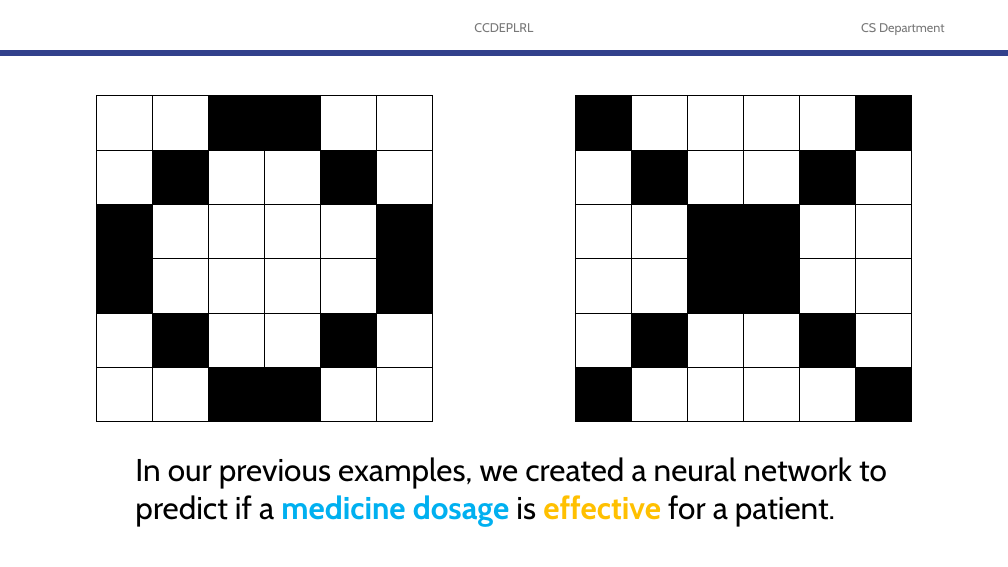
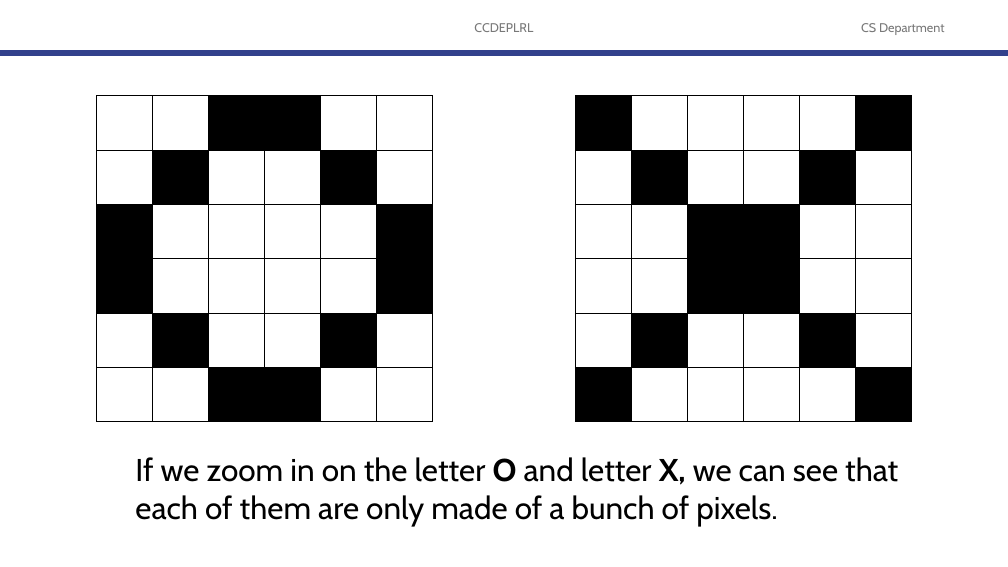
Before and after one commit to robitussin/CCDEPLRL, a slide deck: slide 6 of 4 - What Computers See/Convolutional Neural Network.pptx (slide 5 before the commit). Drawn at 1008x567 pixels with LibreOffice and Linux fonts; fonts in the diff are those of the drawing; background and template pictures are left out. Boxes give left, top, right and bottom in pixels: in the first picture for what was removed or moved away, otherwise in the second. Text is boxed around its words. In the diff, an @@ line names an element or a change of style, - is before the commit and + after.

```diff
--- a/4 - What Computers See/Convolutional Neural Network.pptx
+++ b/4 - What Computers See/Convolutional Neural Network.pptx
@@ text at (x1=135, y1=457, x2=898, y2=526): text changed @@
-In our previous examples, we created a neural network to predict if a medicine dosage is effective for a patient.
+If we zoom in on the letter O and letter X, we can see that each of them are only made of a bunch of pixels.
```
Also in this commit, not shown: 8 other slides changed, 5 slides added, 1 slide removed.
